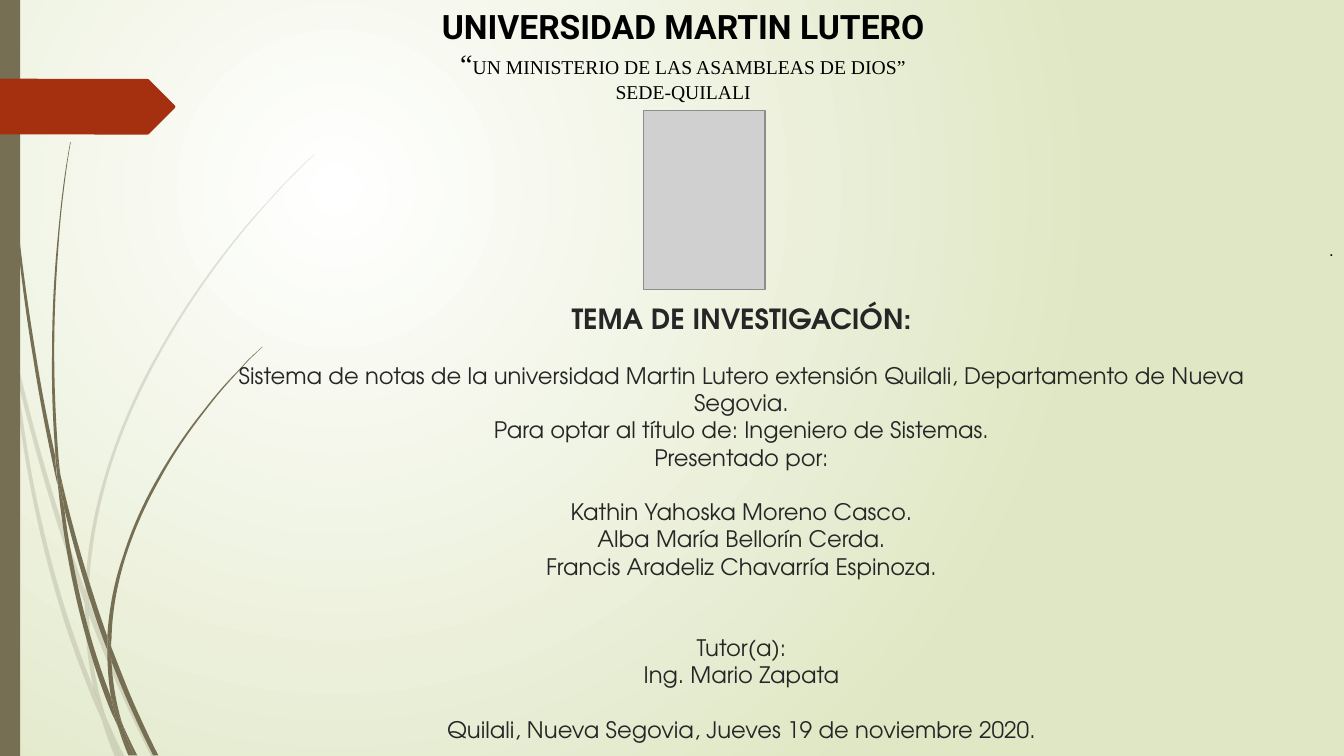
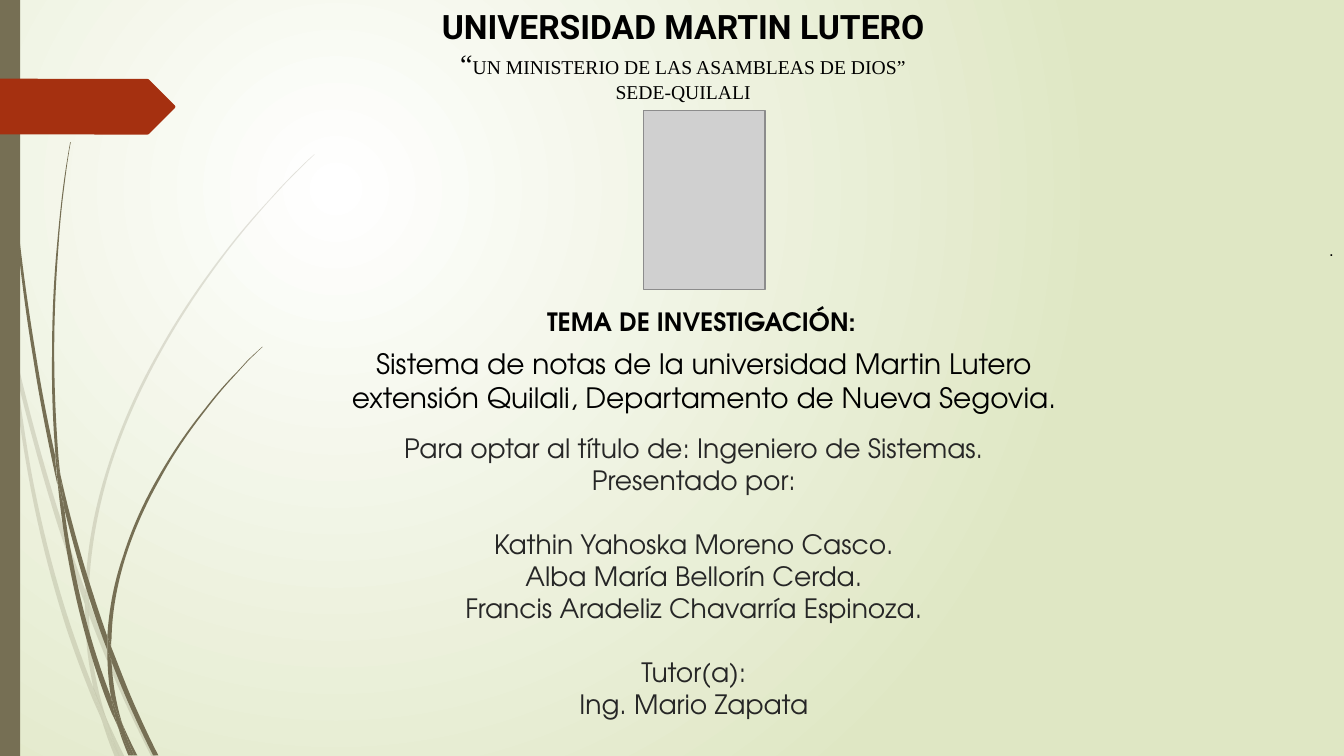
Before and after one commit to francha23/sistema-de-notas, a slide deck: slide 2 of Presentacion/El principio de la sabiduría es el temor.pptx. Drawn at 1344x756 pixels with LibreOffice and Linux fonts; fonts in the diff are those of the drawing; grey boxes stand for pictures. Boxes give left, top, right and bottom in pixels: in the first picture for what was removed or moved away, otherwise in the second. Text is boxed around its words. In the diff, an @@ line names an element or a change of style, - is before the commit and + after.

```diff
--- a/Presentacion/El principio de la sabiduría es el temor.pptx
+++ b/Presentacion/El principio de la sabiduría es el temor.pptx
@@ text added at [547, 306, 856, 332], 18 pt, text #000000, bold @@
+TEMA DE INVESTIGACIÓN:
@@ text added at [352, 353, 1056, 414], 20 pt, text #000000 @@
+Sistema de notas de la universidad Martin Lutero extensión Quilali, Departamento de Nueva Segovia.
@@ title at [404, 438, 983, 720]: text changed; size 16.2 to 19 pt @@
-TEMA DE INVESTIGACIÓN:
-Sistema de notas de la universidad Martin Lutero extensión Quilali, Departamento de Nueva Segovia.
-Para optar al título de: Ingeniero de Sistemas.
-Presentado por:
-Kathin Yahoska Moreno Casco.
-Alba María Bellorín Cerda.
-Francis Aradeliz Chavarría Espinoza.
-Tutor(a):
-Ing. Mario Zapata
-Quilali, Nueva Segovia, Jueves 19 de noviembre 2020.
+Para optar al título de: Ingeniero de Sistemas.
+Presentado por:
+Kathin Yahoska Moreno Casco.
+Alba María Bellorín Cerda.
+Francis Aradeliz Chavarría Espinoza.
+Tutor(a):
+Ing. Mario Zapata
```
Also in this commit, not shown: 9 other slides changed, 2 slides added, 41 slides removed.
